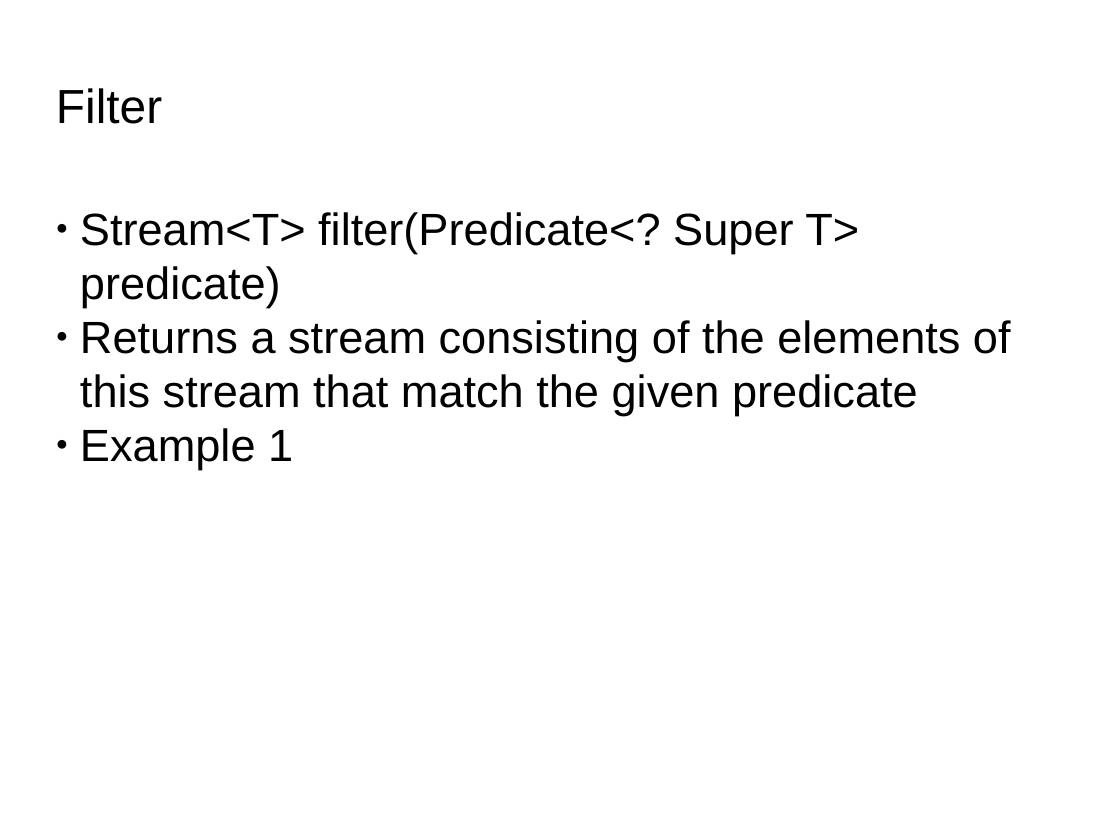
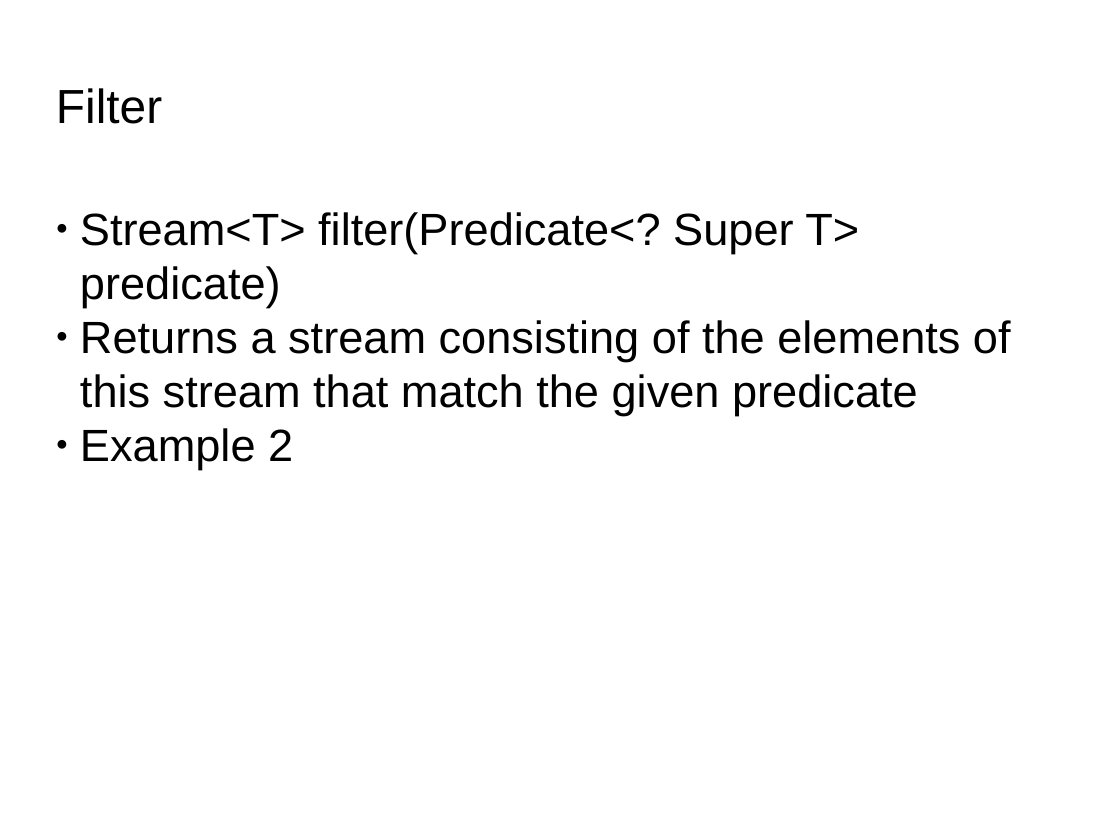
Before and after one commit to DWiechert/java8, a slide deck: slide 6 of Java8.odp (slide 4 before the commit). Drawn at 1120x840 pixels with LibreOffice and Linux fonts; fonts in the diff are those of the drawing; background and template pictures are left out. Boxes give left, top, right and bottom in pixels: in the first picture for what was removed or moved away, otherwise in the second. Text is boxed around its words. In the diff, an @@ line names an element or a change of style, - is before the commit and + after.

Commit message:
Added collecting examples.

```diff
--- a/Java8.odp
+++ b/Java8.odp
@@ text at (80, 428, 293, 470): text changed @@
-● Example 1
+● Example 2
```
Also in this commit, not shown: 7 other slides changed, 2 slides added, 7 other files.
